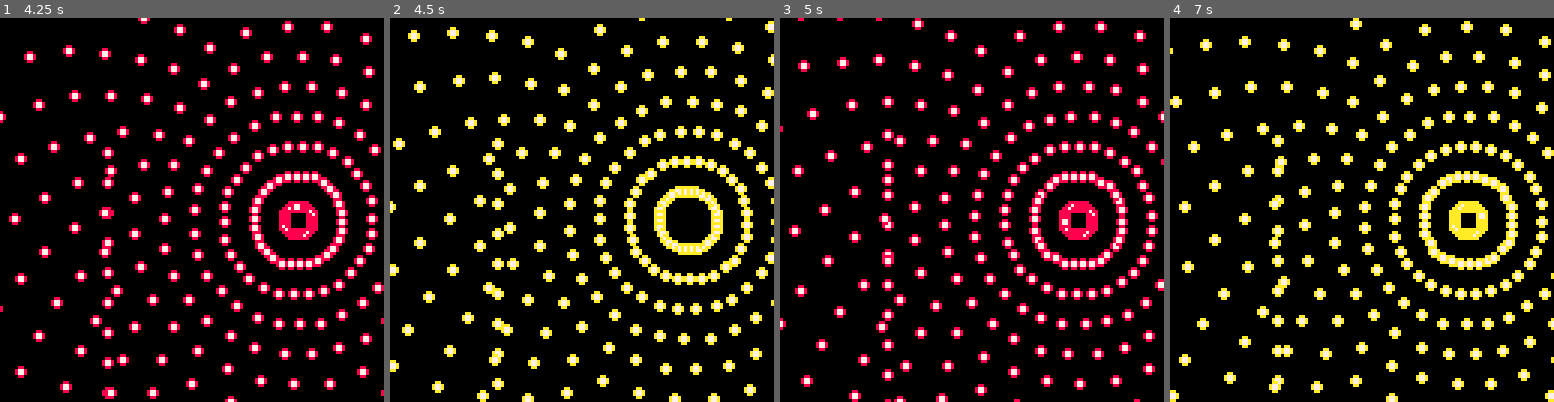
Above: before the commit, frames 1-4 (left to right).
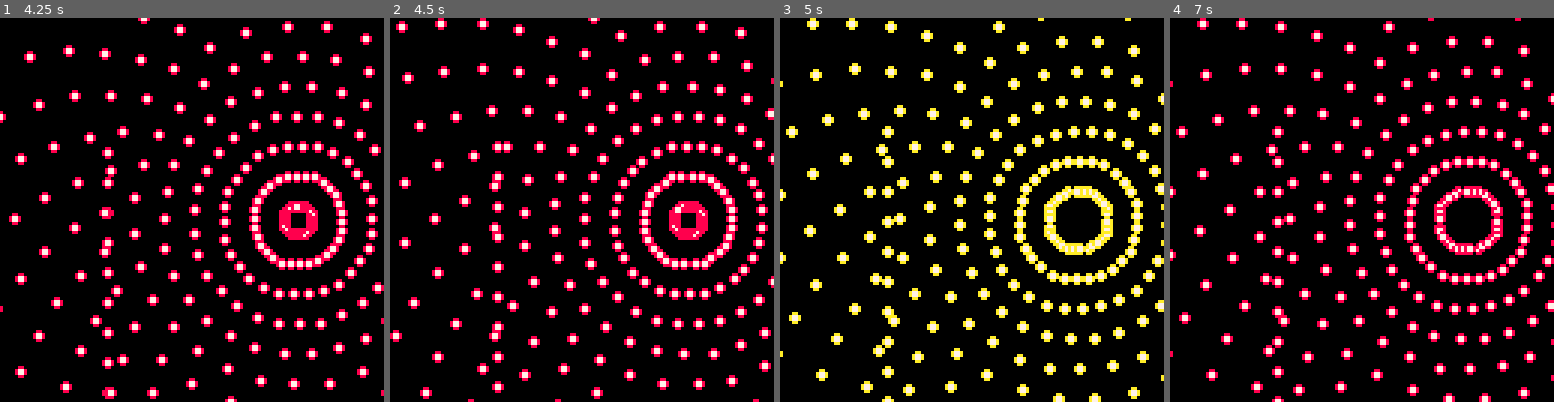
Above: after the commit, the same moments.

Repository: lkingsford/pico8-projects
Game: PICO-8 cartridge stest2.p8
The game is run twice, just before and just after one commit, with the same random seed, the same clock (stepped at 60 frames per second) and the same inputs.
Inputs:
- Up to frame 1 (4.25 s): no input
- Up to frame 2 (4.5 s): no input
- Up to frame 3 (5 s): no input
- Up to frame 4 (7 s): no input

Frame 1 is identical in both runs. In frame 2, 27% of the frame differs, in the area x 0-100%, y 0-100%; in frame 3, 26%; in frame 4, 27%.

Commit message:
Fix to cleanup

Diff:
--- a/stest2.p8
+++ b/stest2.p8
@@ -11,6 +11,7 @@
 		for u in all(e.updates) do
 			u(e)
 		end
+		if e:cleanup() then del(entities, e) end
 	end
 end
 
@@ -67,12 +68,8 @@
 end
 
 function default_cleanup(e)
-	w=din(e.w,0)
-	h=din(e.h,0)
 	if (e.parent and e.parent:cleanup()) then return true end
-	x=real_x(self)
-	y=real_y(self)
-	return x < -w or y < -h or x > 128+w or y > 128+h
+	return e.x < -e.w or e.y < -e.h or e.x > 128+e.w or e.y > 128+e.h
 end
 
 function player_update()
@@ -106,8 +103,8 @@
 	params={},
 }
 
-player_template={
-}
+player_template=merge({entity_template, {
+}})
 
 function should_shoot(e)
 	return ((t+e.t_offset)/e.params.shoot_interval) % 1 == 0
